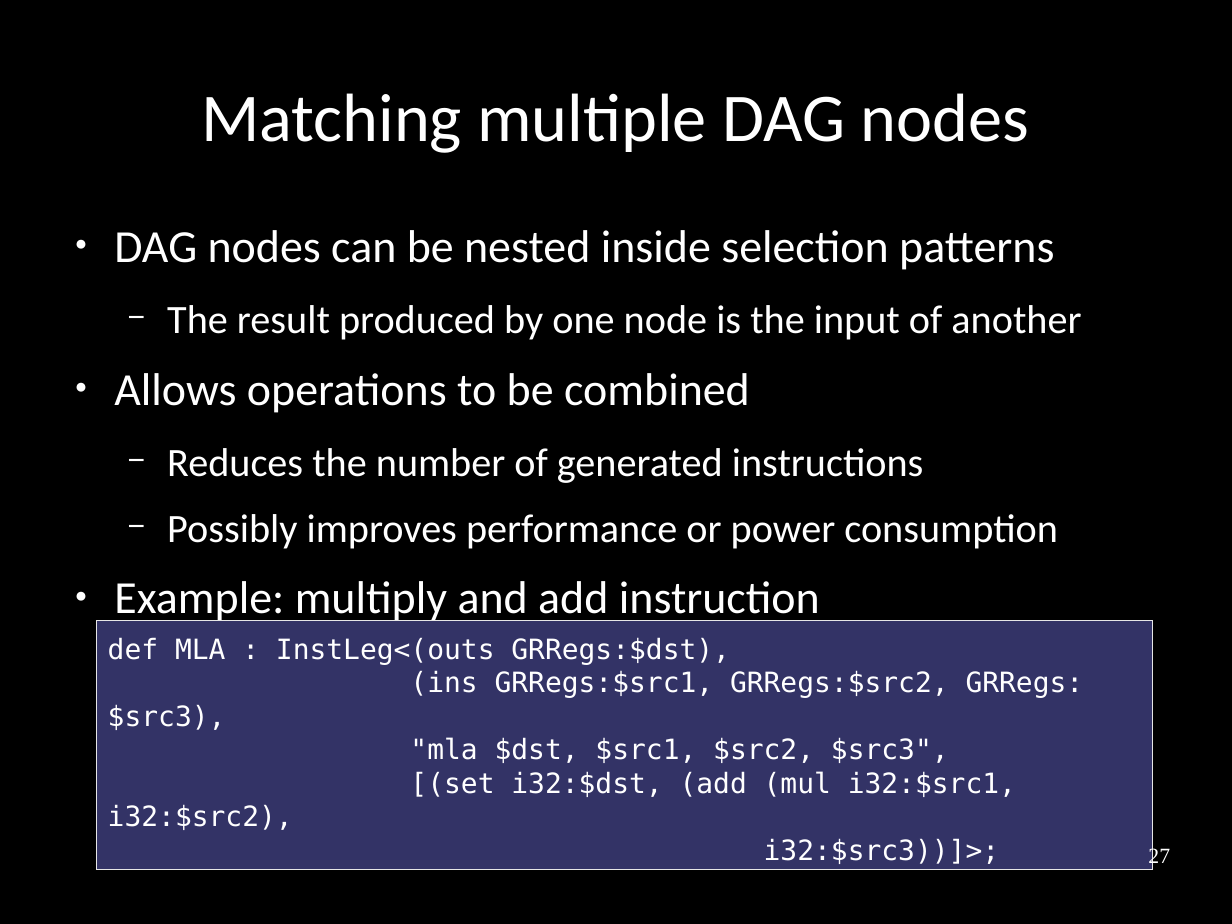
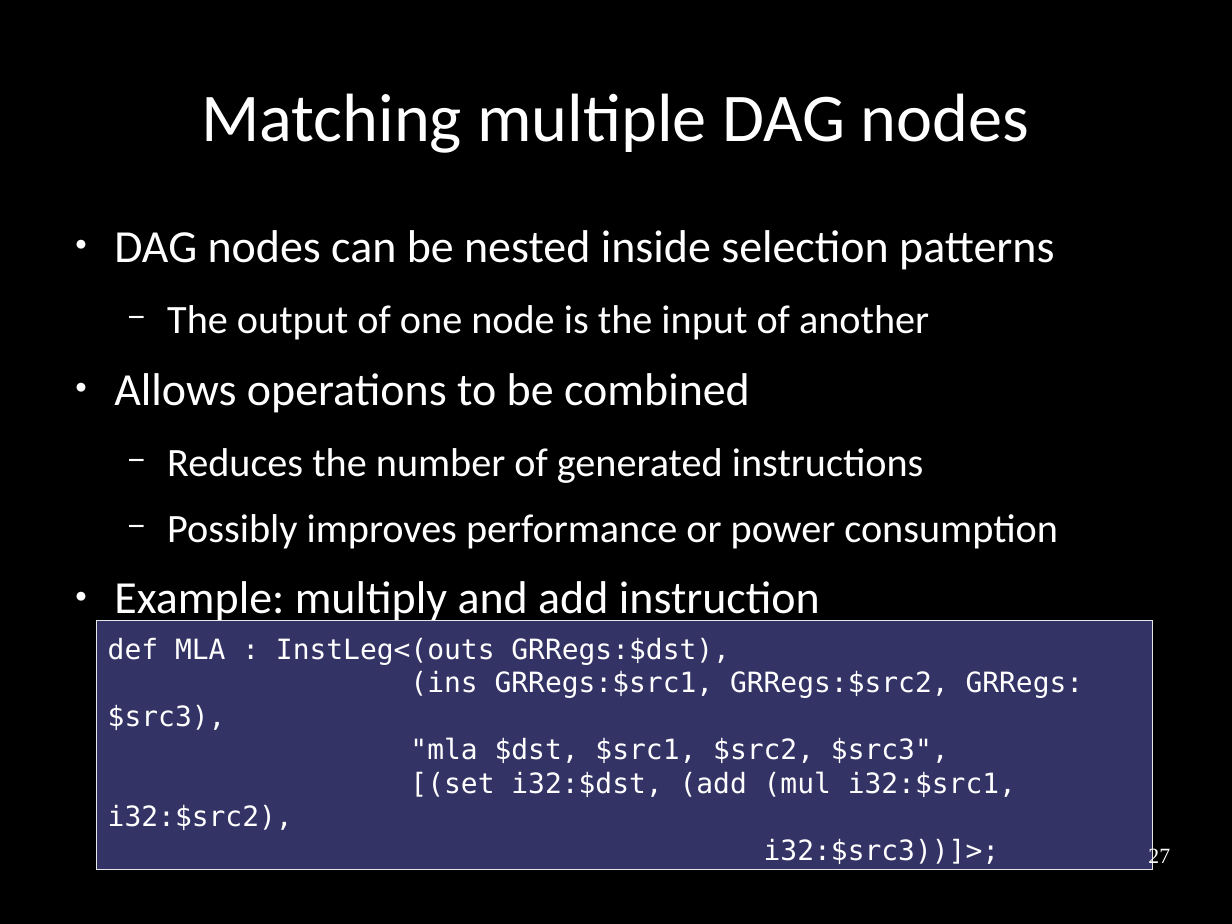
Before and after one commit to frasercrmck/llvm-leg, a slide deck: slide 27 of docs/Codeplay/Slides.odp. Drawn at 1232x924 pixels with LibreOffice and Linux fonts; fonts in the diff are those of the drawing. Boxes give left, top, right and bottom in pixels: in the first picture for what was removed or moved away, otherwise in the second. Text is boxed around its words. In the diff, an @@ line names an element or a change of style, - is before the commit and + after.

```diff
--- a/docs/Codeplay/Slides.odp
+++ b/docs/Codeplay/Slides.odp
@@ text at bbox=[167, 305, 929, 340]: text changed @@
-  − The result produced by one node is the input of another
+  − The output of one node is the input of another
```
Also in this commit, not shown: 11 other slides changed.
